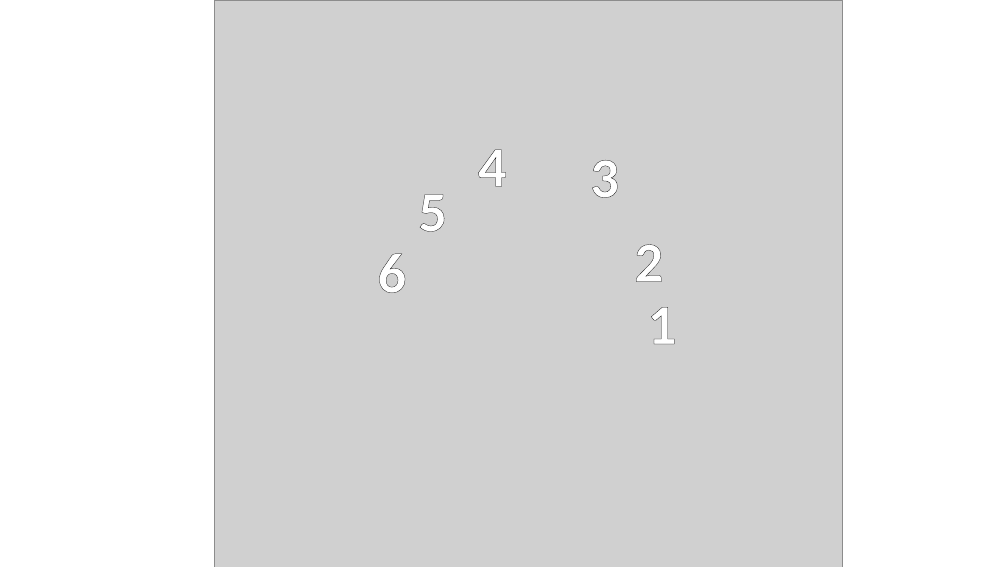
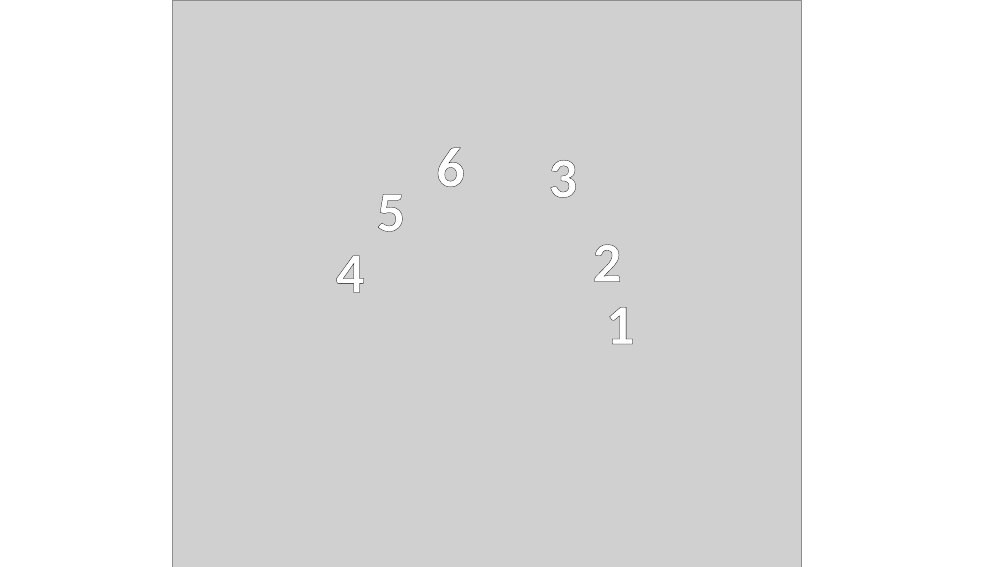
Before and after one commit to XanarEQ2/BoZ-IC, a slide deck: slide 4 of EQ2OgreBot/InstanceController/Instance_Files/Custom/_Exp_20_Ballads_of_Zimara/Helper_Files/Aether_Wroughtlands_Native_Mettle.pptx. Drawn at 1008x567 pixels with LibreOffice and Linux fonts; fonts in the diff are those of the drawing; grey boxes stand for pictures. Boxes give left, top, right and bottom in pixels: in the first picture for what was removed or moved away, otherwise in the second. Text is boxed around its words. In the diff, an @@ line names an element or a change of style, - is before the commit and + after.

```diff
--- a/EQ2OgreBot/InstanceController/Instance_Files/Custom/_Exp_20_Ballads_of_Zimara/Helper_Files/Aether_Wroughtlands_Native_Mettle.pptx
+++ b/EQ2OgreBot/InstanceController/Instance_Files/Custom/_Exp_20_Ballads_of_Zimara/Helper_Files/Aether_Wroughtlands_Native_Mettle.pptx
@@ text "6": place and size @@
-text "6" at (378, 253, 407, 293)
+text "6" at (436, 147, 465, 187)
@@ 4 texts, 1 picture: place and size @@
-4 texts, 1 picture at (215, 0, 843, 567)
+4 texts, 1 picture at (173, 0, 802, 567)
@@ text "4": place and size @@
-text "4" at (478, 149, 507, 187)
+text "4" at (336, 255, 365, 293)
```
Also in this commit, not shown: 3 other files.
